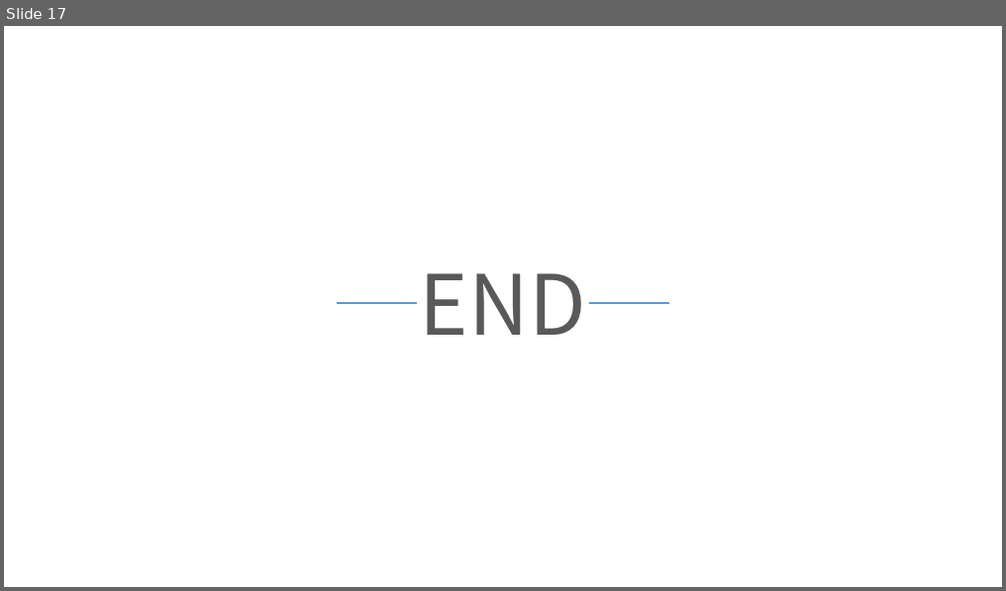
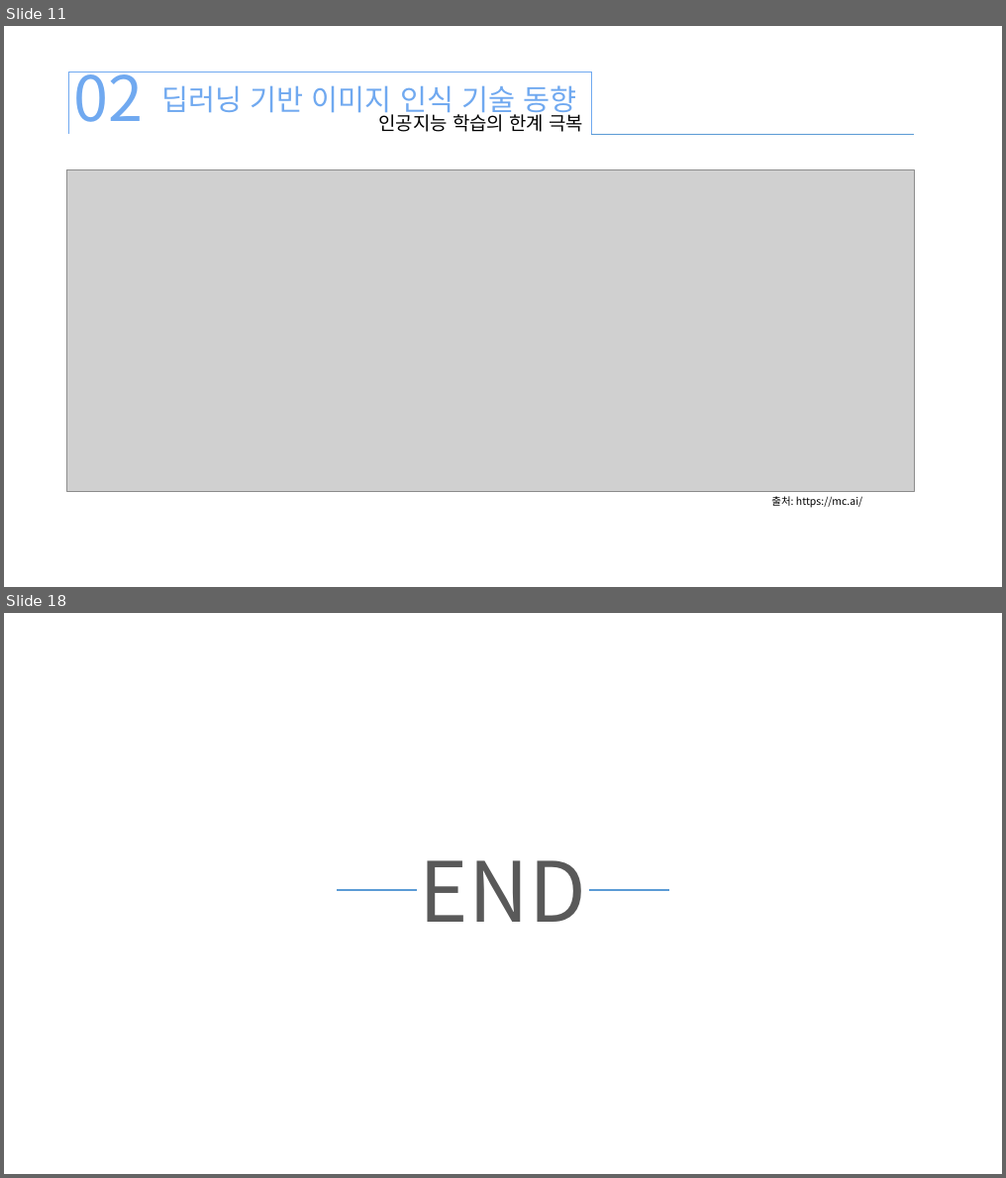
Before and after one commit to xddongx/flexink, a slide deck: 이미지 인식 기술/이미지 인식 기술_KDH.pptx. Shown one above the other, each under a label of ours: slide 17 before the commit, slides 11 and 18 after it; the slides between them are not shown. The pictures are 1006x591 and 1006x1178 pixels, drawn with LibreOffice and Linux fonts; fonts in the diff are those of the drawing; grey boxes stand for pictures. Boxes give left, top, right and bottom in pixels: in the first picture for what was removed or moved away, otherwise in the second. Text is boxed around its words. In the diff, an @@ line names an element or a change of style, - is before the commit and + after.

```diff
--- a/이미지 인식 기술/이미지 인식 기술_KDH.pptx
+++ b/이미지 인식 기술/이미지 인식 기술_KDH.pptx
@@ slide 11 added at <box>4,26,1002,587</box>, background #FFFFFF @@
@@ right bracket added at <box>69,72,591,134</box>, outline #70A9F0 0.5 pt @@
@@ text added at <box>74,72,144,122</box>, 60 pt, text #70A9F0 @@
+02
@@ text added at <box>161,85,577,118</box>, 28 pt, text #70A9F0 @@
+딥러닝 기반 이미지 인식 기술 동향
@@ text added at <box>378,111,584,132</box>, 18 pt, text #000000 @@
+인공지능 학습의 한계 극복
@@ line added from (591, 134) to (915, 134), #5B9BD5 0.5 pt @@
@@ picture added at <box>67,170,915,491</box> @@
@@ text added at <box>771,496,862,508</box>, 10 pt, text #000000 @@
+출처: https://mc.ai/
@@ what was slide 17 is now slide 18 @@
```
Also in this commit, not shown: 2 slides changed, 13 other slides added, 13 slides removed, 11 other files.
